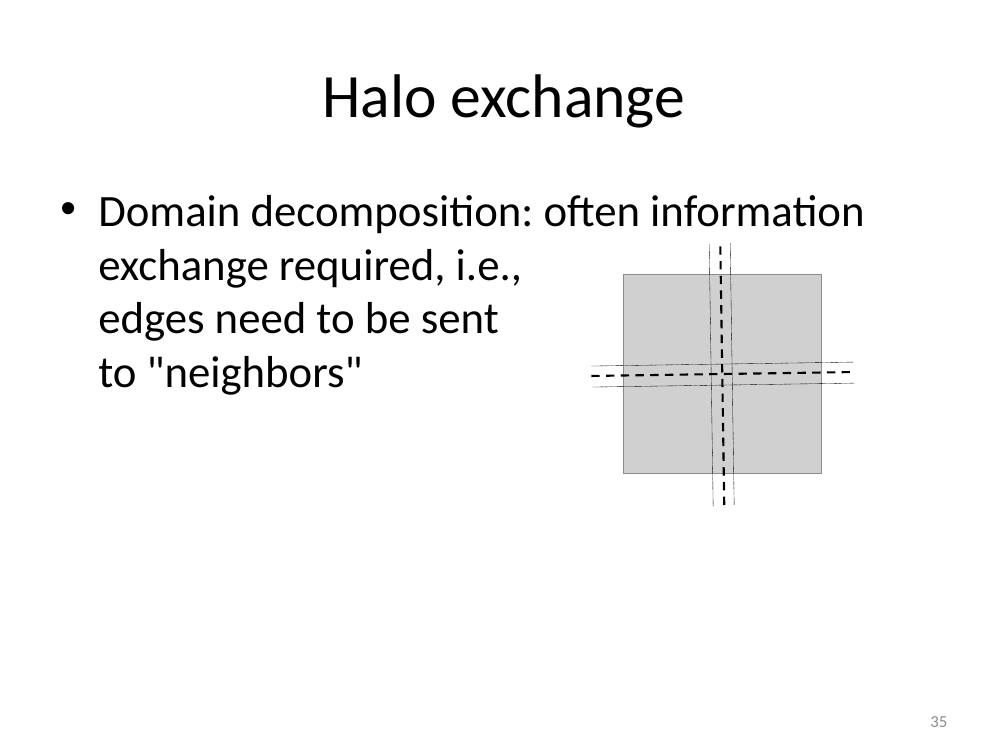
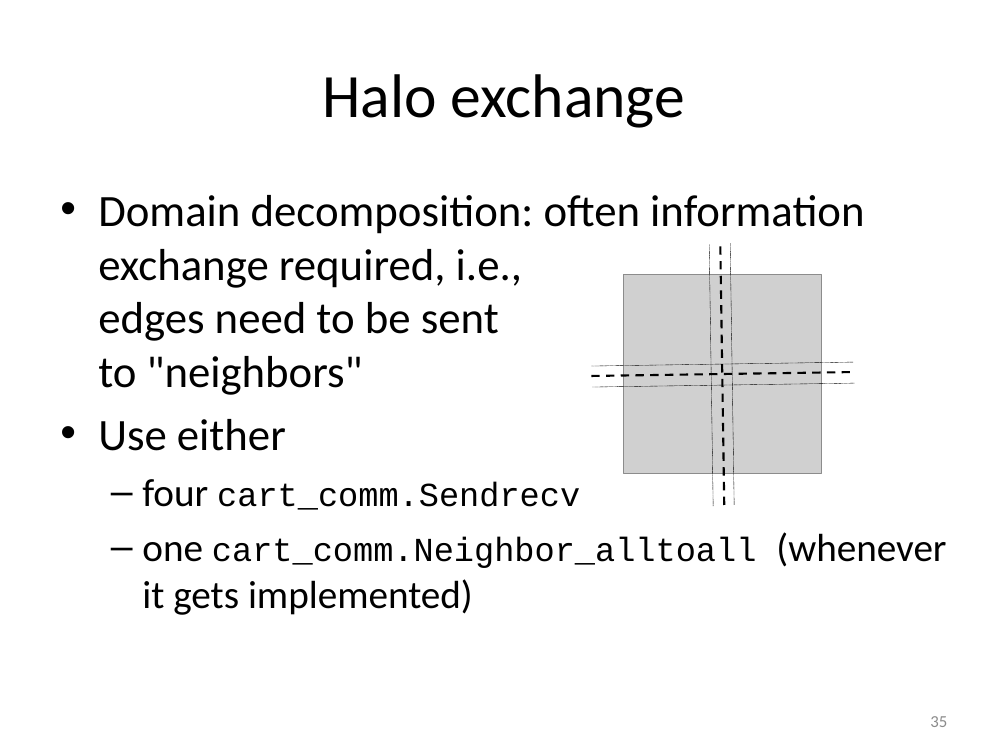
Before and after one commit to gjbex/training-material, a slide deck: slide 35 of Python/Mpi4py/mpi4py.pptx. Drawn at 1008x756 pixels with LibreOffice and Linux fonts; fonts in the diff are those of the drawing; grey boxes stand for pictures. Boxes give left, top, right and bottom in pixels: in the first picture for what was removed or moved away, otherwise in the second. Text is boxed around its words. In the diff, an @@ line names an element or a change of style, - is before the commit and + after.

```diff
--- a/Python/Mpi4py/mpi4py.pptx
+++ b/Python/Mpi4py/mpi4py.pptx
@@ text at [98, 419, 946, 615]: paragraphs added @@
+• Use either
+  – four cart_comm.Sendrecv
+  – one cart_comm.Neighbor_alltoall (whenever it gets implemented)
```
Also in this commit, not shown: 6 other slides changed, 6 slides added, 2 slides removed.
